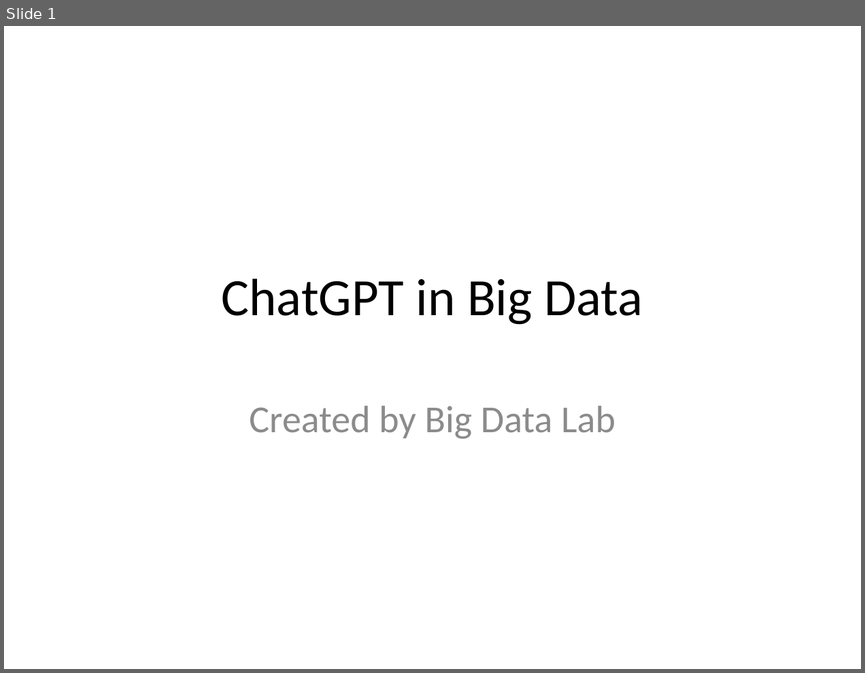
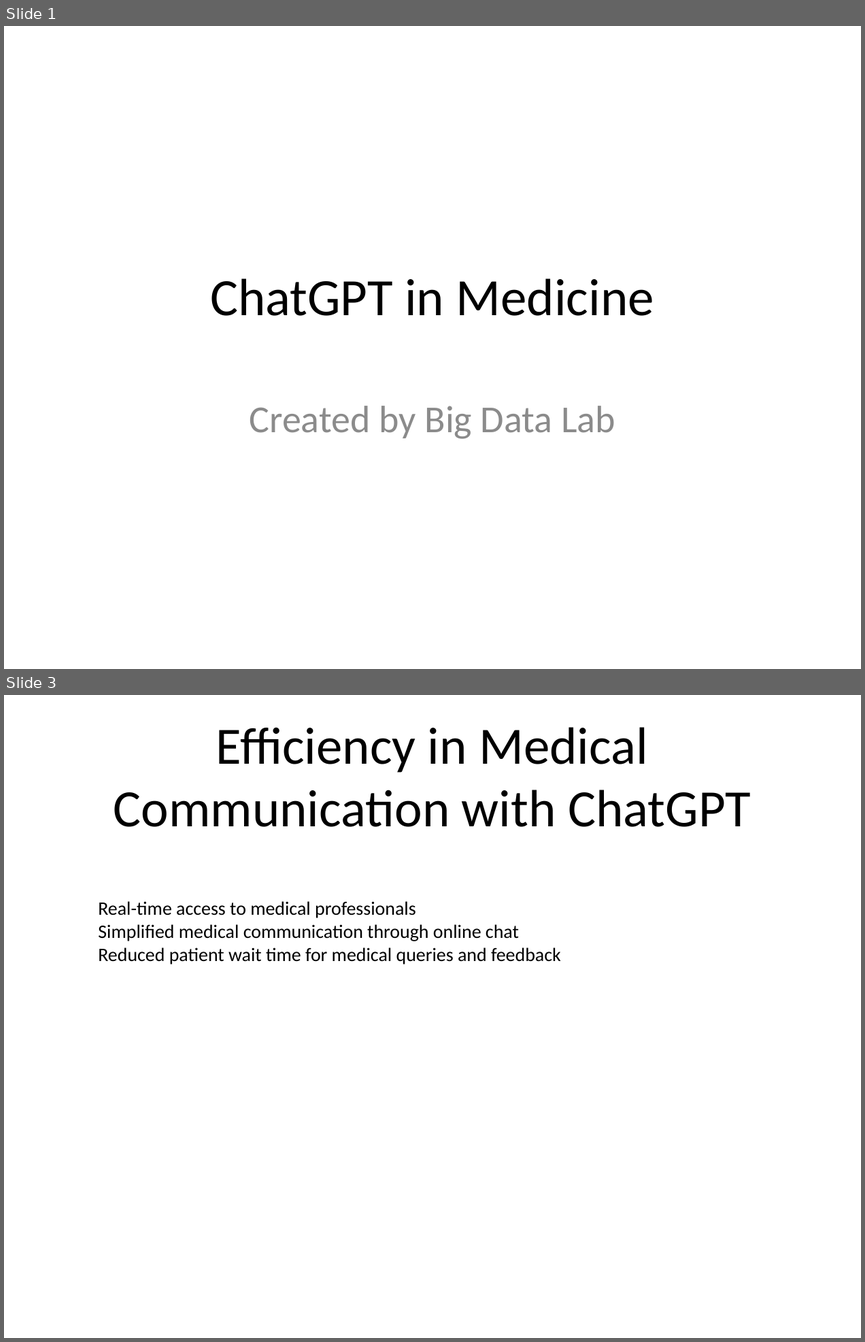
Before and after one commit to bithabib/create_ppt_using_chatgpt, a slide deck: First_presentation.pptx. Shown one above the other, each under a label of ours: slide 1 before the commit, slides 1 and 3 after it; the slides between them are not shown. The pictures are 865x673 and 865x1342 pixels, drawn with LibreOffice and Linux fonts; fonts in the diff are those of the drawing. Boxes give left, top, right and bottom in pixels: in the first picture for what was removed or moved away, otherwise in the second. Text is boxed around its words. In the diff, an @@ line names an element or a change of style, - is before the commit and + after.

```diff
--- a/First_presentation.pptx
+++ b/First_presentation.pptx
@@ slide 3 added at bbox=[4, 695, 861, 1338], background #FFFFFF @@
@@ title added at bbox=[113, 727, 751, 827], 44 pt, text #000000 @@
+Efficiency in Medical Communication with ChatGPT
@@ text added at bbox=[98, 901, 561, 964], 16 pt, text #000000 @@
+Real-time access to medical professionals
+Simplified medical communication through online chat
+Reduced patient wait time for medical queries and feedback
@@ slide 1 changed as well @@
@@ title at bbox=[210, 278, 654, 316]: text changed @@
-ChatGPT in Big Data
+ChatGPT in Medicine
```
Also in this commit, not shown: 1 other slide changed, 2 other slides added, 3 slides removed, 1 other file.
